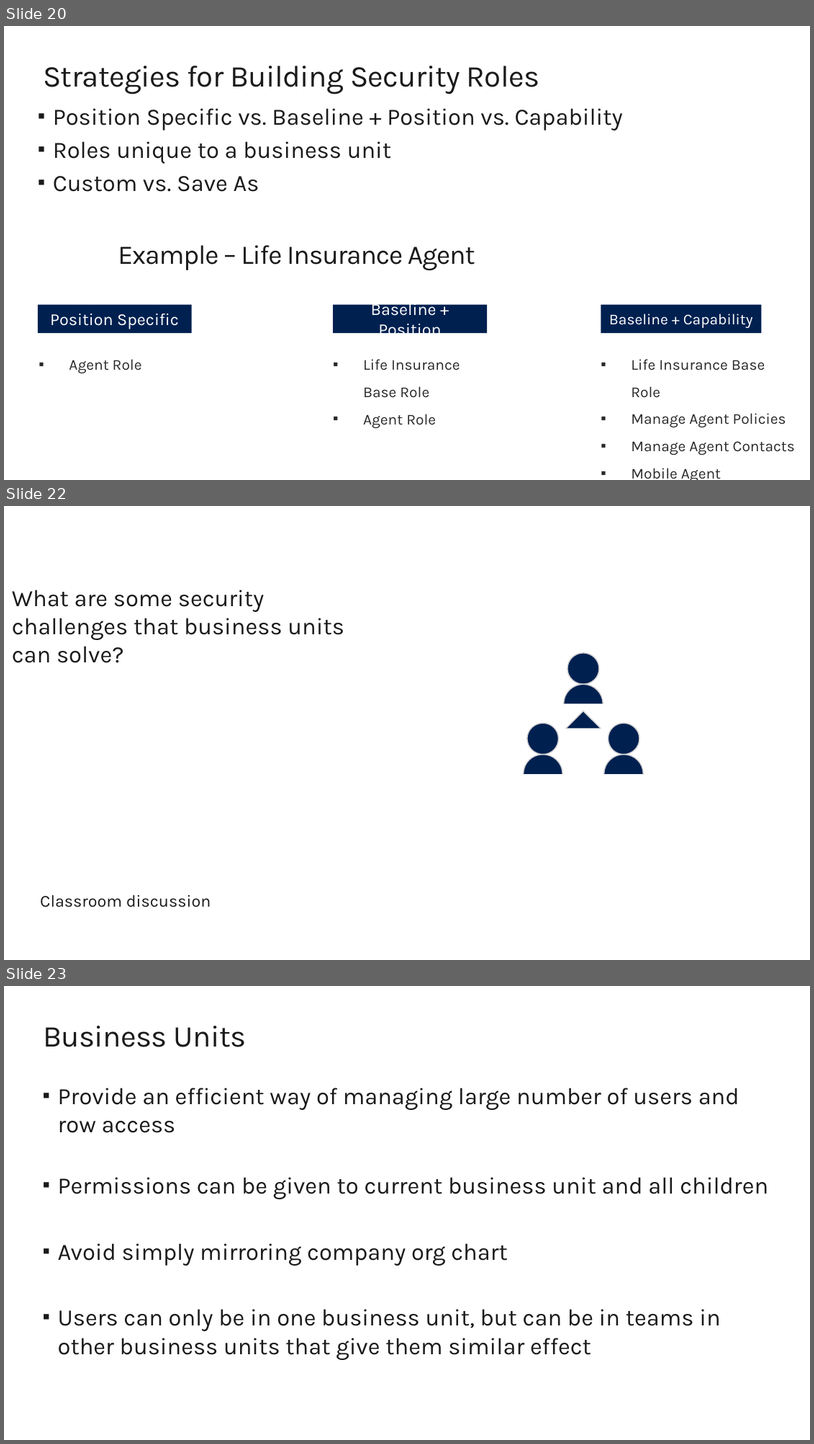
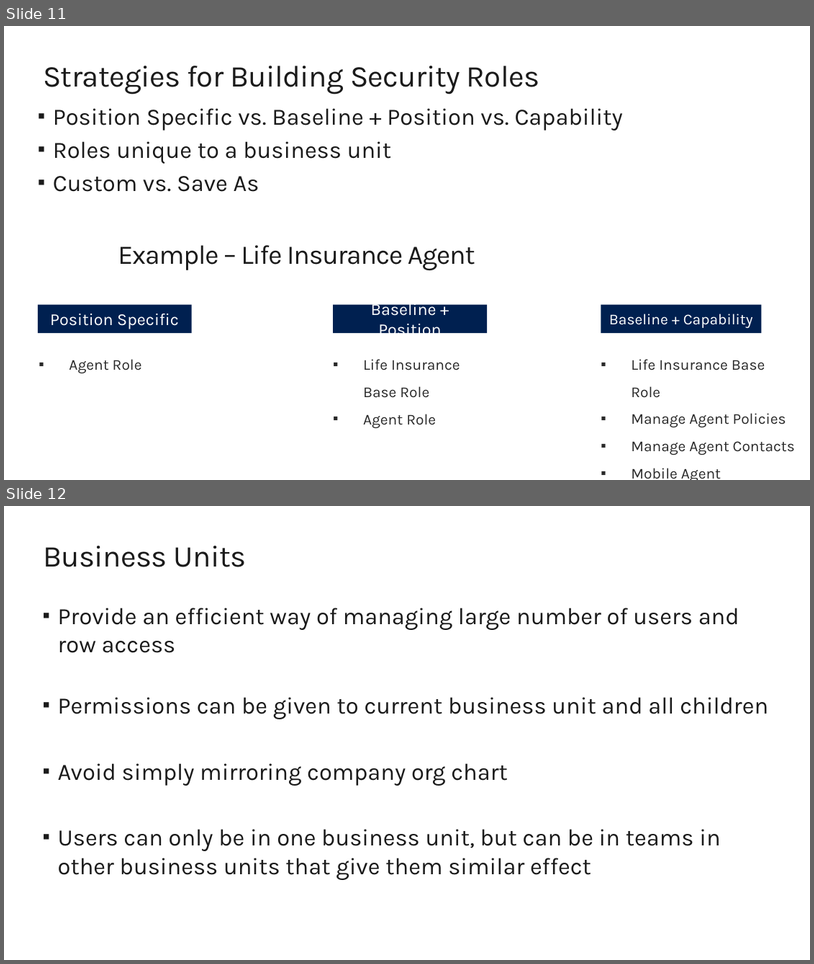
Before and after one commit to sumiticfai196/Batch-23-EY, a slide deck: M10 Security Modeling.pptx. Shown one above the other, each under a label of ours: slides 20, 22 and 23 before the commit, slides 11 and 12 after it; the slides between them are not shown. The pictures are 814x1444 and 814x964 pixels, drawn with LibreOffice and Linux fonts; fonts in the diff are those of the drawing; background and template pictures are left out. Boxes give left, top, right and bottom in pixels: in the first picture for what was removed or moved away, otherwise in the second. Text is boxed around its words. In the diff, an @@ line names an element or a change of style, - is before the commit and + after.

```diff
--- a/M10 Security Modeling.pptx
+++ b/M10 Security Modeling.pptx
@@ slide 22 removed at box(4, 506, 810, 960), background #FFFFFF @@
@@ title removed at box(12, 590, 345, 663) @@
-What are some security challenges that business units can solve?
@@ freeform shape removed at box(524, 653, 643, 774) @@
@@ text removed at box(40, 895, 211, 907) @@
-Classroom discussion
@@ what was slide 20 is now slide 11 @@
@@ what was slide 23 is now slide 12 @@
```
Also in this commit, not shown: 13 other slides removed, 2 other files.
